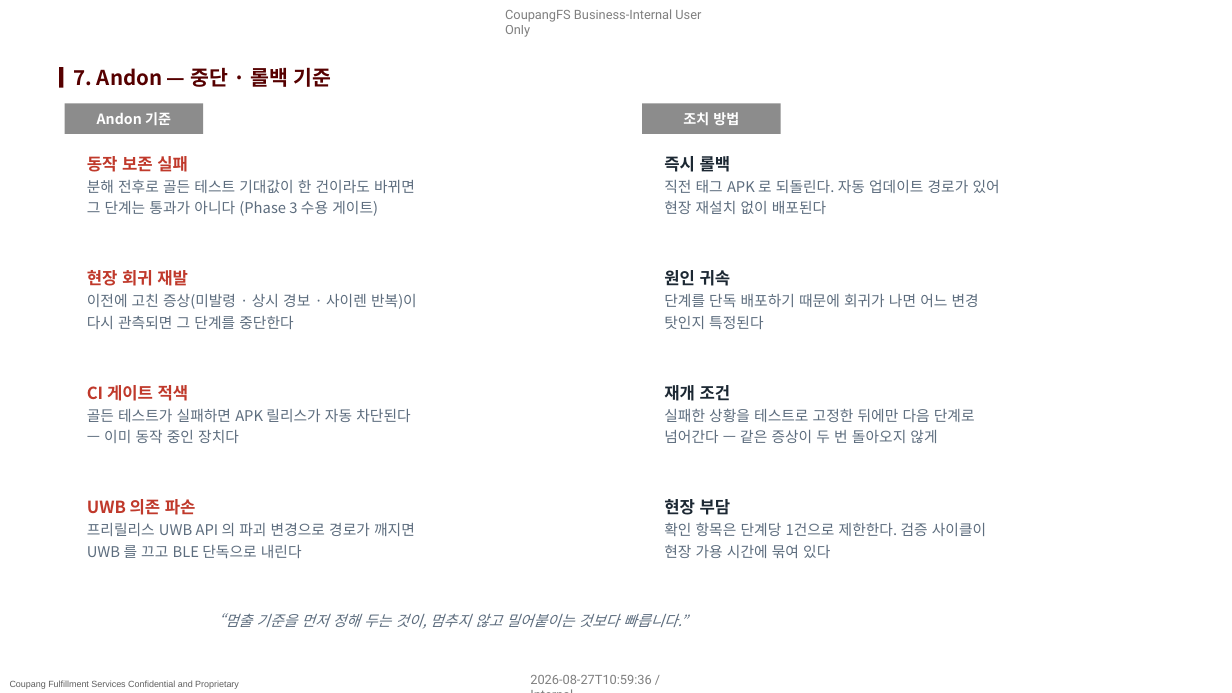
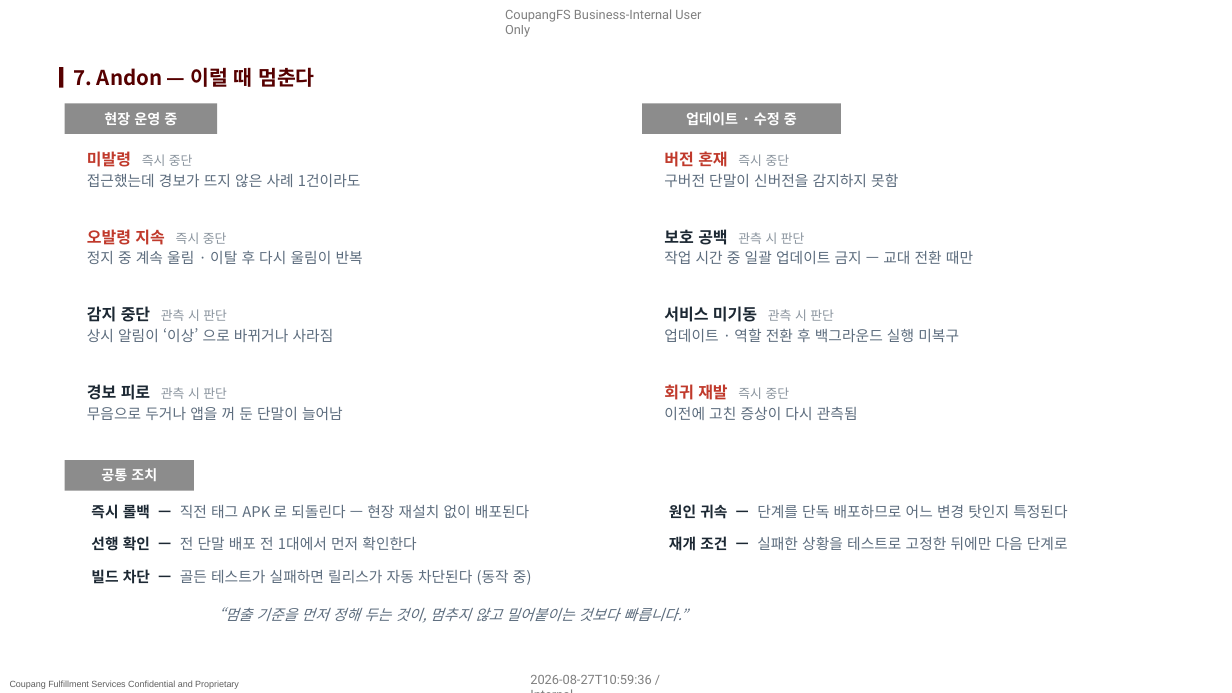
Before and after one commit to pslymzero-cyber/SafeAlert, a slide deck: slide 9 of docs/presentation/company_form/SafeAlert_보고_2026.08.pptx. Drawn at 1232x693 pixels with LibreOffice and Linux fonts; fonts in the diff are those of the drawing; background and template pictures are left out. Boxes give left, top, right and bottom in pixels: in the first picture for what was removed or moved away, otherwise in the second. Text is boxed around its words. In the diff, an @@ line names an element or a change of style, - is before the commit and + after.

```diff
--- a/docs/presentation/company_form/SafeAlert_보고_2026.08.pptx
+++ b/docs/presentation/company_form/SafeAlert_보고_2026.08.pptx
@@ title at (74, 67, 315, 87): text changed @@
-7. Andon — 중단 · 롤백 기준
+7. Andon — 이럴 때 멈춘다
@@ rectangle "현장 운영 중": place and size @@
-rectangle "현장 운영 중" at (65, 104, 203, 134)
+rectangle "현장 운영 중" at (65, 104, 217, 134)
@@ text in rectangle at (104, 112, 177, 125): text changed @@
-Andon 기준
+현장 운영 중
@@ rectangle "업데이트 · 수정 중": place and size @@
-rectangle "업데이트 · 수정 중" at (642, 104, 781, 134)
+rectangle "업데이트 · 수정 중" at (642, 104, 841, 134)
@@ text in rectangle at (686, 112, 797, 125): text changed @@
-조치 방법
+업데이트 · 수정 중
@@ text at (87, 151, 361, 187): text changed @@
-동작 보존 실패
-분해 전후로 골든 테스트 기대값이 한 건이라도 바뀌면
-그 단계는 통과가 아니다 (Phase 3 수용 게이트)
+미발령 즉시 중단
+접근했는데 경보가 뜨지 않은 사례 1건이라도
@@ text at (664, 151, 898, 187): text changed @@
-즉시 롤백
-직전 태그 APK 로 되돌린다. 자동 업데이트 경로가 있어
-현장 재설치 없이 배포된다
+버전 혼재 즉시 중단
+구버전 단말이 신버전을 감지하지 못함
@@ text at (87, 229, 363, 264): text changed @@
-현장 회귀 재발
-이전에 고친 증상(미발령 · 상시 경보 · 사이렌 반복)이
-다시 관측되면 그 단계를 중단한다
+오발령 지속 즉시 중단
+정지 중 계속 울림 · 이탈 후 다시 울림이 반복
@@ text at (664, 229, 973, 264): text changed @@
-원인 귀속
-단계를 단독 배포하기 때문에 회귀가 나면 어느 변경
-탓인지 특정된다
+보호 공백 관측 시 판단
+작업 시간 중 일괄 업데이트 금지 — 교대 전환 때만
@@ text added at (87, 306, 334, 342), 11.5 pt, text #5D6D7E @@
+감지 중단 관측 시 판단
+상시 알림이 ‘이상’ 으로 바뀌거나 사라짐
@@ text added at (664, 306, 959, 342), 11.5 pt, text #5D6D7E @@
+서비스 미기동 관측 시 판단
+업데이트 · 역할 전환 후 백그라운드 실행 미복구
@@ text at (87, 384, 343, 420): text changed @@
-UWB 의존 파손
-프리릴리스 UWB API 의 파괴 변경으로 경로가 깨지면
-UWB 를 끄고 BLE 단독으로 내린다
+경보 피로 관측 시 판단
+무음으로 두거나 앱을 꺼 둔 단말이 늘어남
@@ text at (664, 384, 858, 420): text changed @@
-현장 부담
-확인 항목은 단계당 1건으로 제한한다. 검증 사이클이
-현장 가용 시간에 묶여 있다
+회귀 재발 즉시 중단
+이전에 고친 증상이 다시 관측됨
@@ rectangle added at (65, 460, 194, 491), fill #8C8C8C, 11 pt, text #FFFFFF, bold @@
+공통 조치
@@ text added at (91, 502, 529, 521), 11.5 pt, text #5D6D7E @@
+즉시 롤백 — 직전 태그 APK 로 되돌린다 — 현장 재설치 없이 배포된다
@@ text added at (669, 504, 1067, 519), 11.5 pt, text #5D6D7E @@
+원인 귀속 — 단계를 단독 배포하므로 어느 변경 탓인지 특정된다
@@ text added at (91, 536, 416, 551), 11.5 pt, text #5D6D7E @@
+선행 확인 — 전 단말 배포 전 1대에서 먼저 확인한다
@@ text at (669, 536, 1068, 551): text changed @@
-재개 조건
-실패한 상황을 테스트로 고정한 뒤에만 다음 단계로
-넘어간다 — 같은 증상이 두 번 돌아오지 않게
+재개 조건 — 실패한 상황을 테스트로 고정한 뒤에만 다음 단계로
@@ text at (91, 569, 532, 585): text changed @@
-CI 게이트 적색
-골든 테스트가 실패하면 APK 릴리스가 자동 차단된다
-— 이미 동작 중인 장치다
+빌드 차단 — 골든 테스트가 실패하면 릴리스가 자동 차단된다 (동작 중)
@@ text "“멈출 기준을 먼저 정해 두는 ...": place and size @@
-text "“멈출 기준을 먼저 정해 두는 ..." at (218, 613, 687, 629)
+text "“멈출 기준을 먼저 정해 두는 ..." at (218, 607, 687, 623)
```
Also in this commit, not shown: 2 other files.
